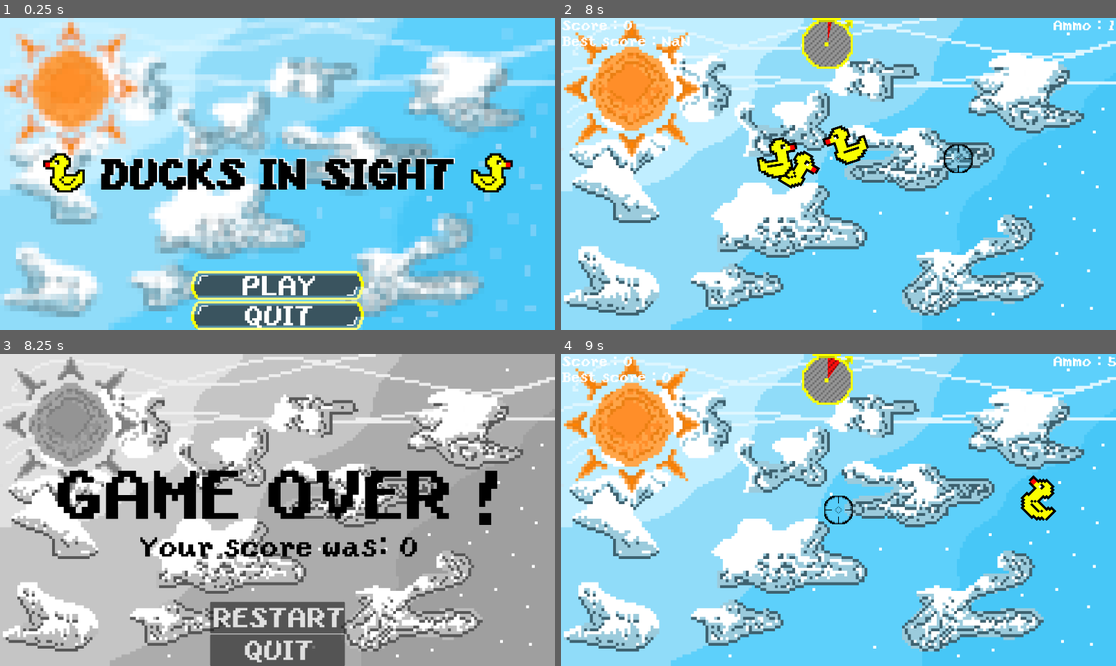
Above: before the commit, frames 1-4 (two rows, left to right).
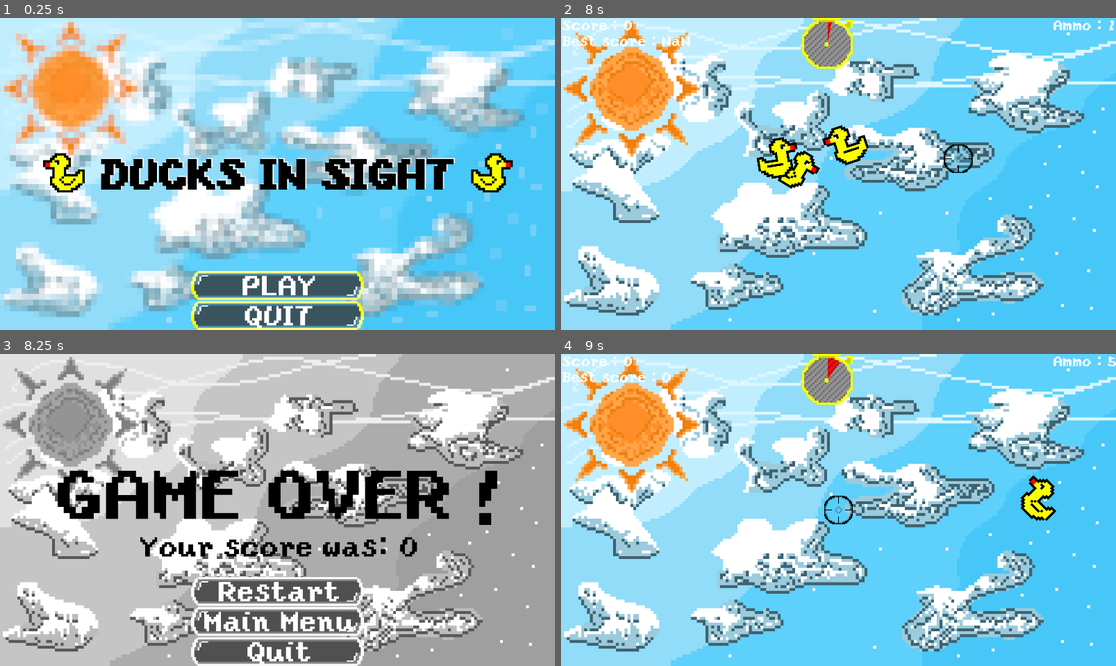
Above: after the commit, the same moments.

Repository: the-sort/ducks_in_sight
Game: Godot game, scene res://scenes/main_menu.tscn
Two runs of this game, one before a commit and one after it. Both use one fixed random seed, a clock stepped at 60 frames per second and the inputs below.
Inputs (mouse positions are in pixels of both pictures, inside the frame that each line leads up to):
- Up to frame 1 (0.25 s): no input
- Up to frame 2 (8 s): click "PLAY" at 0.5 s; move the mouse to (960, 158) at 1.27 s; press the mouse at (960, 158) at 1.28 s; move the mouse to (727, 189) at 2.02 s; release the mouse at (727, 189) at 2.03 s; tap Space (shot) every 1.5 s from 2.1 to 6.6 s; move the mouse to (894, 105) at 2.77 s; press the mouse at (894, 105) at 2.78 s; move the mouse to (810, 236) at 3.52 s; release the mouse at (810, 236) at 3.53 s; move the mouse to (1005, 220) at 4.27 s; press the mouse at (1005, 220) at 4.28 s; move the mouse to (672, 127) at 5.02 s; release the mouse at (672, 127) at 5.03 s; move the mouse to (866, 174) at 5.77 s; press the mouse at (866, 174) at 5.78 s; move the mouse to (755, 96) at 6.52 s; release the mouse at (755, 96) at 6.53 s; move the mouse to (960, 158) at 7.27 s; press the mouse at (960, 158) at 7.28 s
- Up to frame 3 (8.25 s): move the mouse to (166, 525) at 8.02 s; release the mouse at (166, 525) at 8.03 s; tap Space (shot) at 8.1 s
- Up to frame 4 (9 s): click "RESTART" (after the commit: "Restart") at 8.75 s

Frames 1-2 are identical in both runs. In frame 3, 6.5% of the frame differs, in the area x 34-66%, y 71-100%; in frame 4, nothing differs.

Commit message:
Game_Over: added main_menu button; added textures to buttons

Diff:
--- a/scenes/game_over.tscn
+++ b/scenes/game_over.tscn
@@ -1,9 +1,11 @@
-[gd_scene load_steps=5 format=3 uid="uid://drhfiu1qootmc"]
+[gd_scene load_steps=7 format=3 uid="uid://drhfiu1qootmc"]
 
 [ext_resource type="Script" uid="uid://blfpwerb0omqx" path="res://scripts/game_over.gd" id="1_xeevv"]
 [ext_resource type="Texture2D" uid="uid://dng6r3gcmsoih" path="res://assets/background/sky_background_desaturated.png" id="2_wqhvx"]
 [ext_resource type="FontFile" uid="uid://dbijyw6x47ojl" path="res://assets/fonts/yoster.ttf" id="3_tbwuq"]
 [ext_resource type="AudioStream" uid="uid://cj2yi3j2iu53" path="res://audio/554254__code_box__dapper-ducks-jingle.wav" id="4_racf3"]
+[ext_resource type="Texture2D" uid="uid://d072o7mjbrk2g" path="res://assets/button/button#1_desaturated.png" id="4_v3hpu"]
+[ext_resource type="Texture2D" uid="uid://rdq4x4kpluqx" path="res://assets/button/button_hover#1_desaturated.png" id="5_irg28"]
 
 [node name="game_over" type="Node"]
 script = ExtResource("1_xeevv")
@@ -63,21 +65,85 @@
 [node name="VBoxContainer" type="VBoxContainer" parent="HBoxContainer"]
 layout_mode = 2
 
-[node name="restart" type="Button" parent="HBoxContainer/VBoxContainer"]
+[node name="Restart" type="TextureButton" parent="HBoxContainer/VBoxContainer"]
 layout_mode = 2
+texture_normal = ExtResource("4_v3hpu")
+texture_pressed = ExtResource("4_v3hpu")
+texture_hover = ExtResource("5_irg28")
+
+[node name="Label" type="Label" parent="HBoxContainer/VBoxContainer/Restart"]
+layout_mode = 1
+anchors_preset = 8
+anchor_left = 0.5
+anchor_top = 0.5
+anchor_right = 0.5
+anchor_bottom = 0.5
+offset_left = -20.0
+offset_top = -11.5
+offset_right = 20.0
+offset_bottom = 11.5
+grow_horizontal = 2
+grow_vertical = 2
 theme_override_fonts/font = ExtResource("3_tbwuq")
 theme_override_font_sizes/font_size = 100
-text = "RESTART"
+text = "Restart"
+horizontal_alignment = 1
+vertical_alignment = 1
 
-[node name="quit" type="Button" parent="HBoxContainer/VBoxContainer"]
+[node name="Main_Menu" type="TextureButton" parent="HBoxContainer/VBoxContainer"]
 layout_mode = 2
+texture_normal = ExtResource("4_v3hpu")
+texture_pressed = ExtResource("4_v3hpu")
+texture_hover = ExtResource("5_irg28")
+
+[node name="Label" type="Label" parent="HBoxContainer/VBoxContainer/Main_Menu"]
+layout_mode = 1
+anchors_preset = 8
+anchor_left = 0.5
+anchor_top = 0.5
+anchor_right = 0.5
+anchor_bottom = 0.5
+offset_left = -20.0
+offset_top = -11.5
+offset_right = 20.0
+offset_bottom = 11.5
+grow_horizontal = 2
+grow_vertical = 2
 theme_override_fonts/font = ExtResource("3_tbwuq")
 theme_override_font_sizes/font_size = 100
-text = "QUIT"
+text = "Main Menu"
+horizontal_alignment = 1
+vertical_alignment = 1
+
+[node name="Quit" type="TextureButton" parent="HBoxContainer/VBoxContainer"]
+layout_mode = 2
+texture_normal = ExtResource("4_v3hpu")
+texture_pressed = ExtResource("4_v3hpu")
+texture_hover = ExtResource("5_irg28")
+
+[node name="Label" type="Label" parent="HBoxContainer/VBoxContainer/Quit"]
+layout_mode = 1
+anchors_preset = 8
+anchor_left = 0.5
+anchor_top = 0.5
+anchor_right = 0.5
+anchor_bottom = 0.5
+offset_left = -20.0
+offset_top = -11.5
+offset_right = 20.0
+offset_bottom = 11.5
+grow_horizontal = 2
+grow_vertical = 2
+theme_override_fonts/font = ExtResource("3_tbwuq")
+theme_override_font_sizes/font_size = 100
+text = "Quit"
+horizontal_alignment = 1
+vertical_alignment = 1
 
 [node name="audio" type="AudioStreamPlayer" parent="."]
 stream = ExtResource("4_racf3")
 autoplay = true
 
-[connection signal="pressed" from="HBoxContainer/VBoxContainer/restart" to="." method="_on_restart_pressed"]
-[connection signal="pressed" from="HBoxContainer/VBoxContainer/quit" to="." method="_on_quit_pressed"]
+[connection signal="pressed" from="HBoxContainer/VBoxContainer/Restart" to="." method="_on_restart_pressed"]
+[connection signal="pressed" from="HBoxContainer/VBoxContainer/Main_Menu" to="." method="_on_main_menu_pressed"]
+[connection signal="pressed" from="HBoxContainer/VBoxContainer/Quit" to="." method="_on_quit_pressed"]
--- a/scripts/game_over.gd
+++ b/scripts/game_over.gd
@@ -7,5 +7,8 @@
 	get_tree().change_scene_to_file("res://scenes/main_scene.tscn")
 
 
+func _on_main_menu_pressed() -> void:
+	get_tree().change_scene_to_file("res://scenes/main_menu.tscn")
+
 func _on_quit_pressed() -> void:
 	get_tree().quit(0)
Binary file added: assets/button/button#1_desaturated.png
Not shown, added: assets/button/button#1_desaturated.png.import
Binary file added: assets/button/button_hover#1_desaturated.png
Not shown, added: assets/button/button_hover#1_desaturated.png.import
